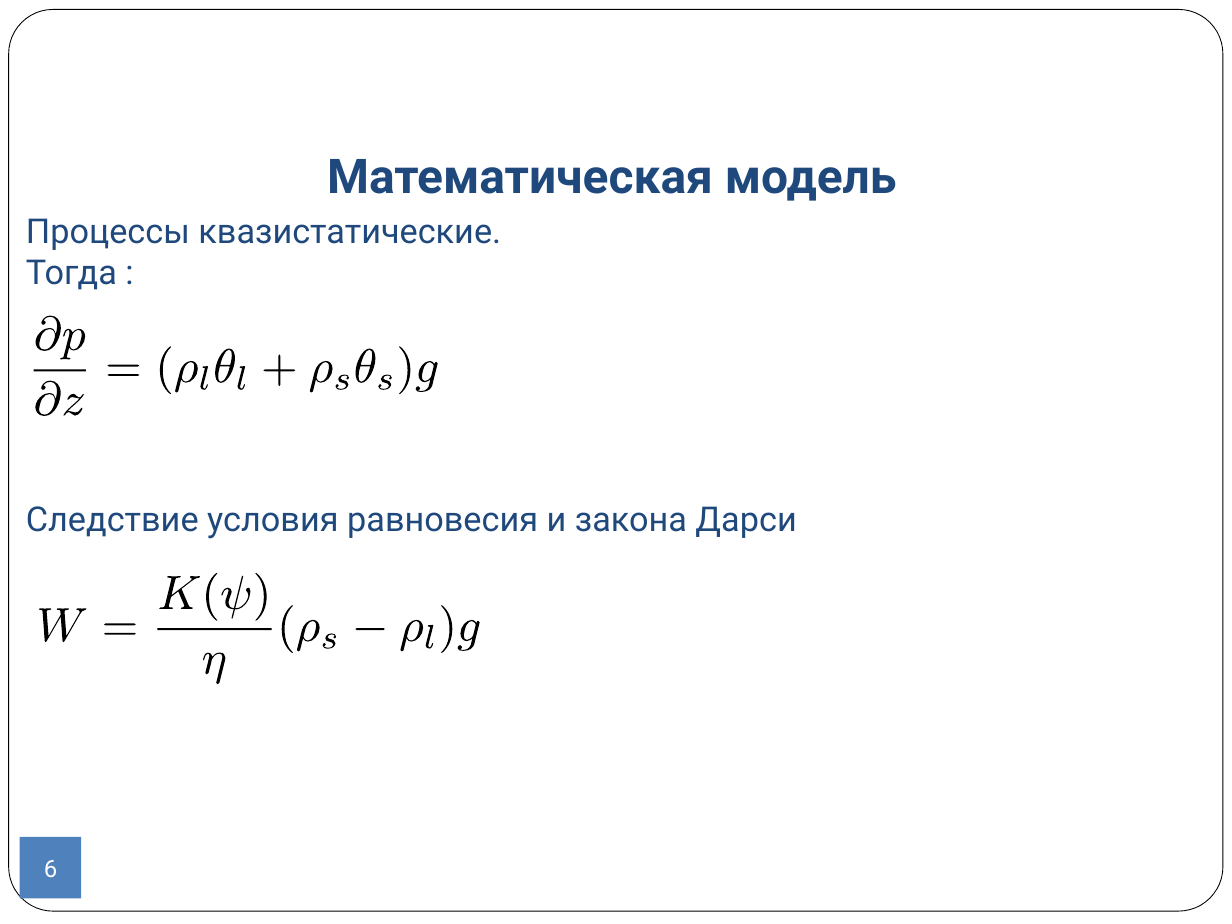
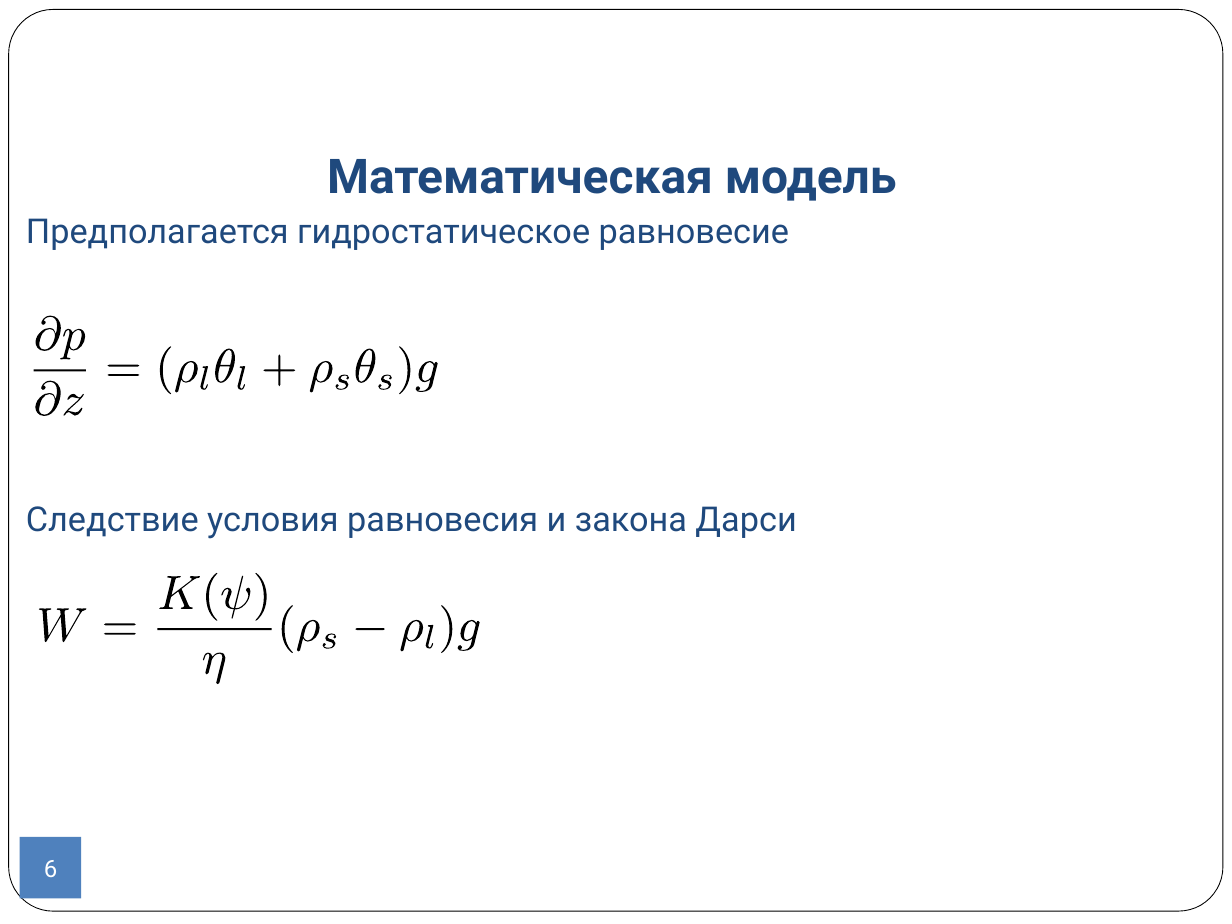
Before and after one commit to CompMathGroup/sagd, a slide deck: slide 6 of doc/Presentation.odp. Drawn at 1232x924 pixels with LibreOffice and Linux fonts; fonts in the diff are those of the drawing; background and template pictures are left out. Boxes give left, top, right and bottom in pixels: in the first picture for what was removed or moved away, otherwise in the second. Text is boxed around its words. In the diff, an @@ line names an element or a change of style, - is before the commit and + after.

```diff
--- a/doc/Presentation.odp
+++ b/doc/Presentation.odp
@@ text at [26,218,789,250]: text changed @@
-Процессы квазистатические.
-Тогда :
+Предполагается гидростатическое равновесие
```
Also in this commit, not shown: 17 other slides changed, 5 slides added, 5 slides removed, 2 other files.
